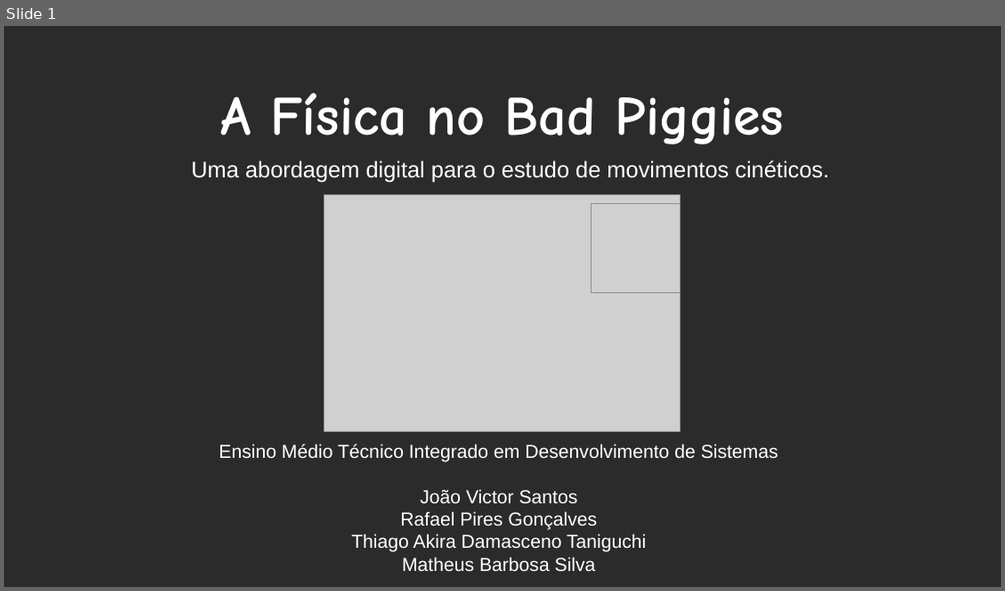
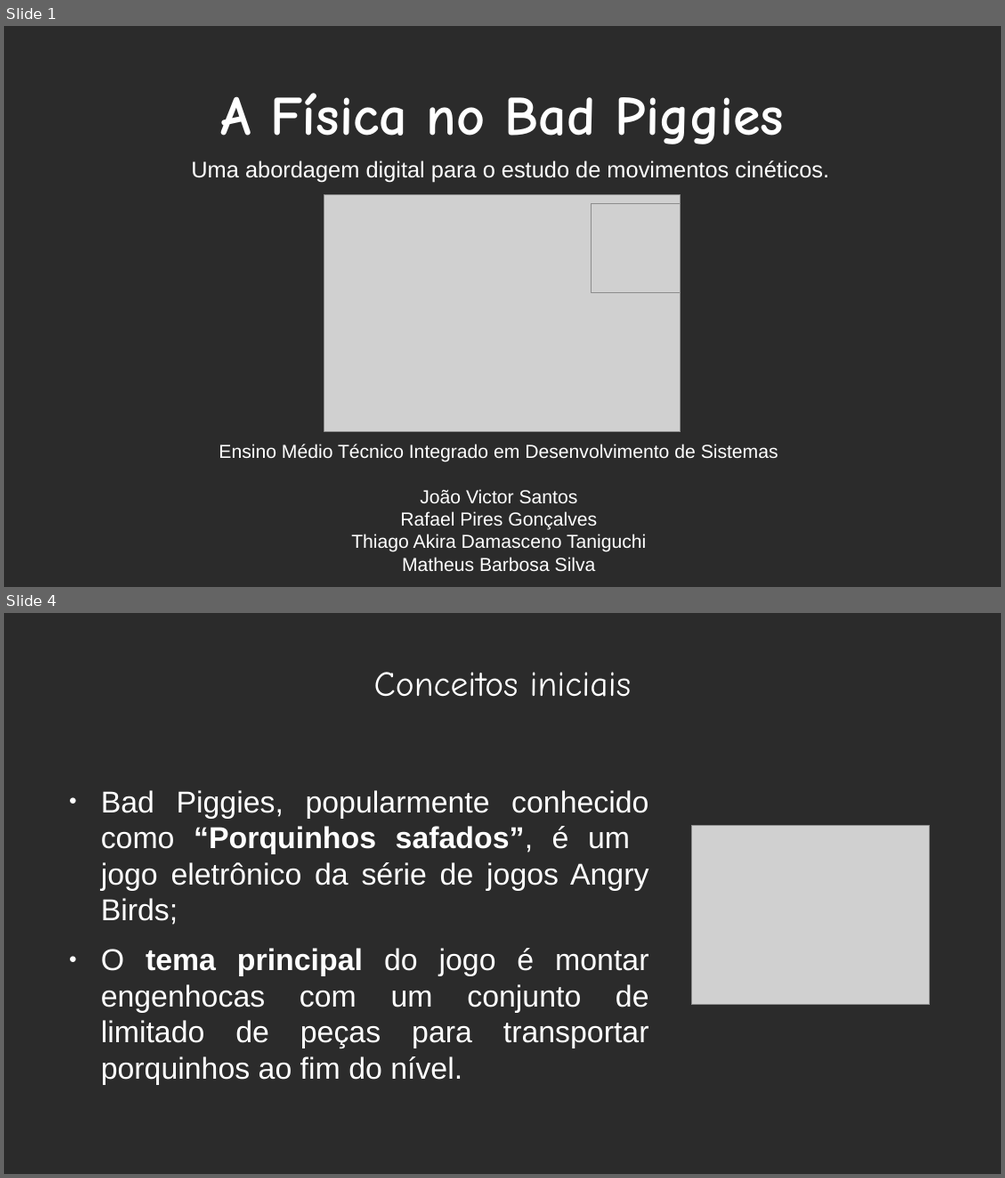
Before and after one commit to ThiagoIFDS23/small-ifsp, a slide deck: Libre Office/Impress/Bad Piggies/Bad Piggies.odp. Shown one above the other, each under a label of ours: slide 1 before the commit, slides 1 and 4 after it; the slides between them are not shown. The pictures are 1005x591 and 1005x1178 pixels, drawn with LibreOffice and Linux fonts; fonts in the diff are those of the drawing; grey boxes stand for pictures; background and template pictures are left out; a plain dark background stands for a picture behind light text. Boxes give left, top, right and bottom in pixels: in the first picture for what was removed or moved away, otherwise in the second. Text is boxed around its words. In the diff, an @@ line names an element or a change of style, - is before the commit and + after.

Commit message:
Trabalho do Bad Piggies em progresso

```diff
--- a/Libre Office/Impress/Bad Piggies/Bad Piggies.odp
+++ b/Libre Office/Impress/Bad Piggies/Bad Piggies.odp
@@ slide 4 added at (4,613,1001,1174), background picture (left out) @@
@@ title added at (374,672,631,697), 28 pt, text #FFFFFF @@
+Conceitos iniciais
@@ text added at (101,790,649,1085), 24 pt, text #FFFFFF @@
+● Bad Piggies, popularmente conhecido como “Porquinhos safados”, é um jogo eletrônico da série de jogos Angry Birds;
+● O tema principal do jogo é montar engenhocas com um conjunto de limitado de peças para transportar porquinhos ao fim do nível.
@@ picture added at (691,826,930,1005) @@
```
Also in this commit, not shown: 14 other slides added, 1 slide removed, 4 other files.
